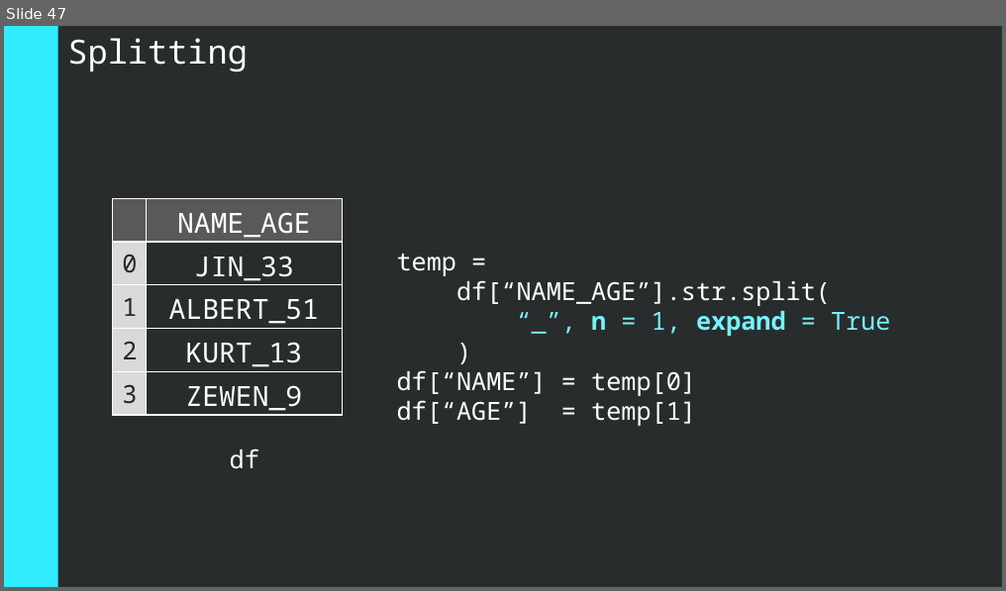
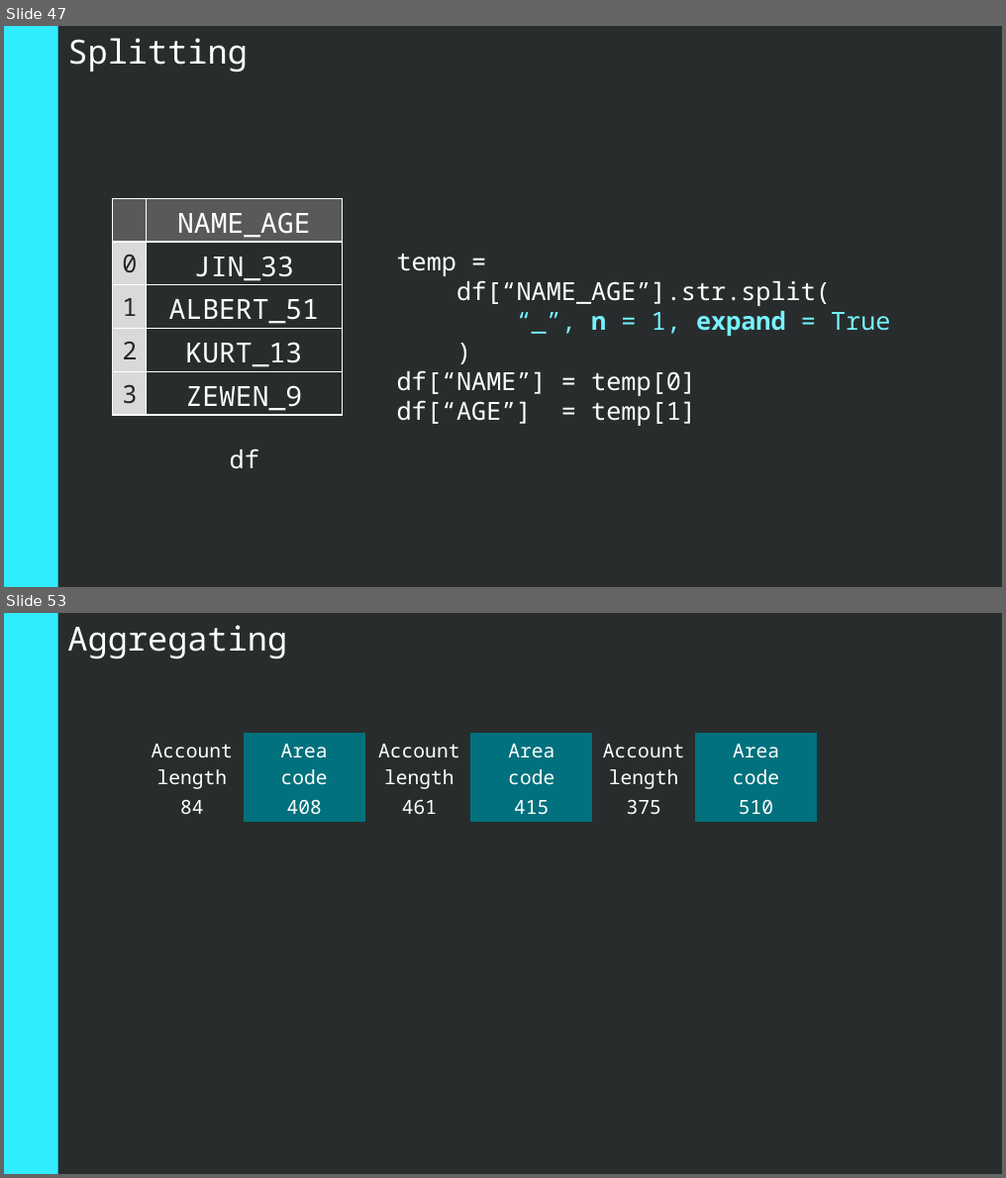
Before and after one commit to BowinJH/MLWeek-D1, a slide deck: src/presentation/Presentation.pptx. Shown one above the other, each under a label of ours: slide 47 before the commit, slides 47 and 53 after it; the slides between them are not shown. The pictures are 1006x591 and 1006x1178 pixels, drawn with LibreOffice and Linux fonts; fonts in the diff are those of the drawing. Boxes give left, top, right and bottom in pixels: in the first picture for what was removed or moved away, otherwise in the second. Text is boxed around its words. In the diff, an @@ line names an element or a change of style, - is before the commit and + after.

```diff
--- a/src/presentation/Presentation.pptx
+++ b/src/presentation/Presentation.pptx
@@ slide 53 added at box(4, 613, 1002, 1174), background #282C2C @@
@@ rectangle added at box(4, 613, 57, 1173), fill #31EBFF @@
@@ text added at box(67, 625, 287, 660), 24 pt, text #FFFFFF @@
+Aggregating
@@ table added at box(141, 733, 365, 823), 2 rows, 2 columns @@
+Account length | Area code
+84 | 408
@@ table added at box(368, 733, 593, 823), 2 rows, 2 columns @@
+Account length | Area code
+461 | 415
@@ table added at box(593, 733, 818, 823), 2 rows, 2 columns @@
+Account length | Area code
+375 | 510
```
Also in this commit, not shown: 10 other slides added, 1 other file.
